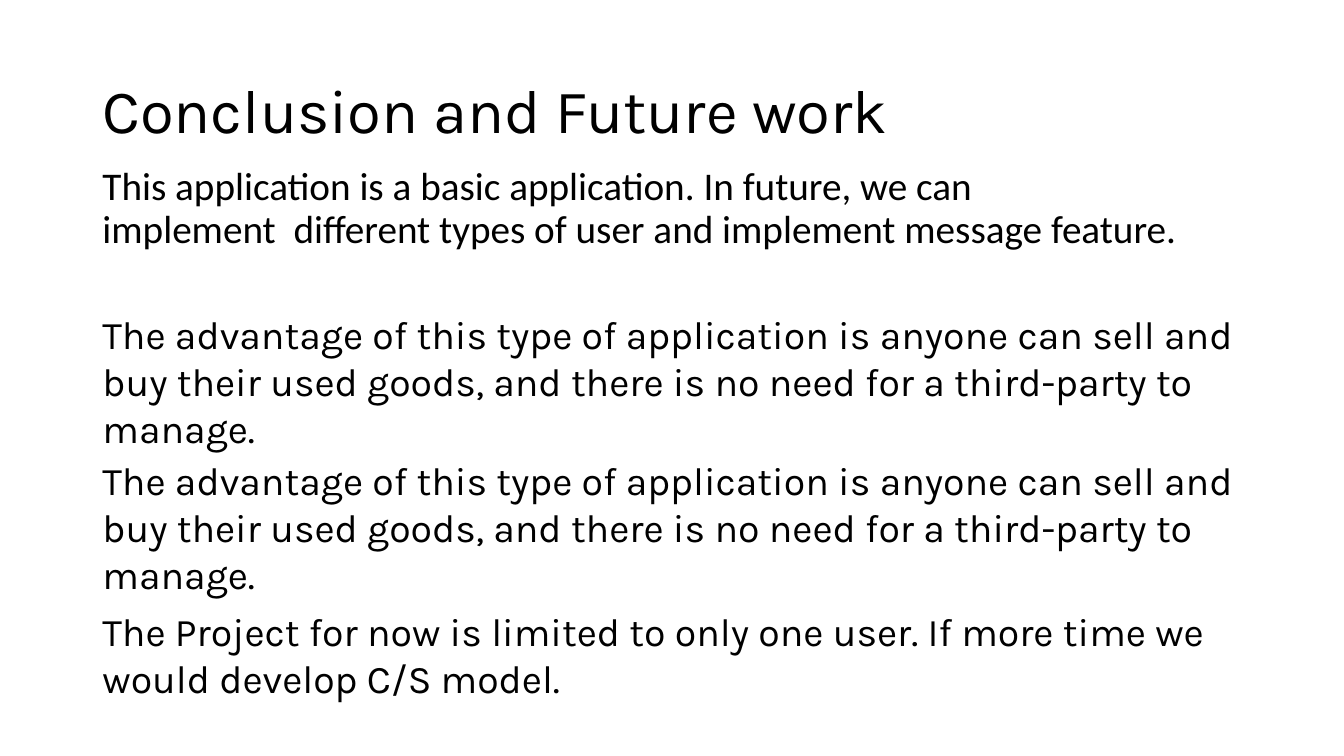
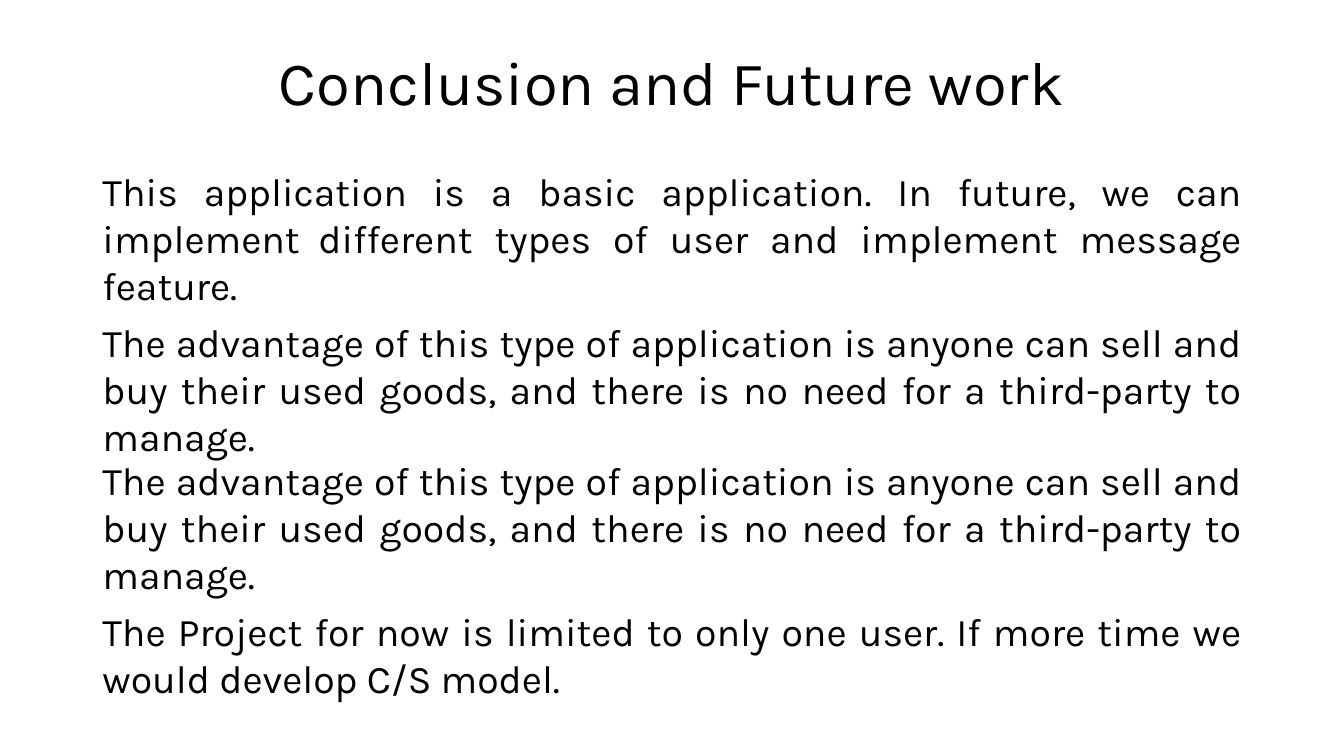
Before and after one commit to Yirui99/HuskyBug, a slide deck: slide 7 of Final Project Presentation Slides.pptx. Drawn at 1344x756 pixels with LibreOffice and Linux fonts; fonts in the diff are those of the drawing. Boxes give left, top, right and bottom in pixels: in the first picture for what was removed or moved away, otherwise in the second. Text is boxed around its words. In the diff, an @@ line names an element or a change of style, - is before the commit and + after.

```diff
--- a/Final Project Presentation Slides.pptx
+++ b/Final Project Presentation Slides.pptx
@@ title "Conclusion and Future work" moved from (x1=102, y1=90, x2=887, y2=134) to (x1=279, y1=62, x2=1064, y2=106) @@
@@ title "Conclusion and Future work" at (x1=279, y1=62, x2=1064, y2=106): alignment left to centre @@
@@ text "This application is a basic ..." at (x1=102, y1=179, x2=1242, y2=301): font Calibri to Karla; alignment left to justified; line spacing 0.9 to 1 @@
@@ alignment left to justified in 3 elements at (x1=102, y1=460, x2=1241, y2=599), (x1=102, y1=619, x2=1241, y2=703), (x1=102, y1=330, x2=1241, y2=461) @@
@@ text "The advantage of this type ..." moved from (x1=102, y1=322, x2=1232, y2=453) to (x1=102, y1=330, x2=1241, y2=461) @@
```
Also in this commit, not shown: 1 other slide changed.
